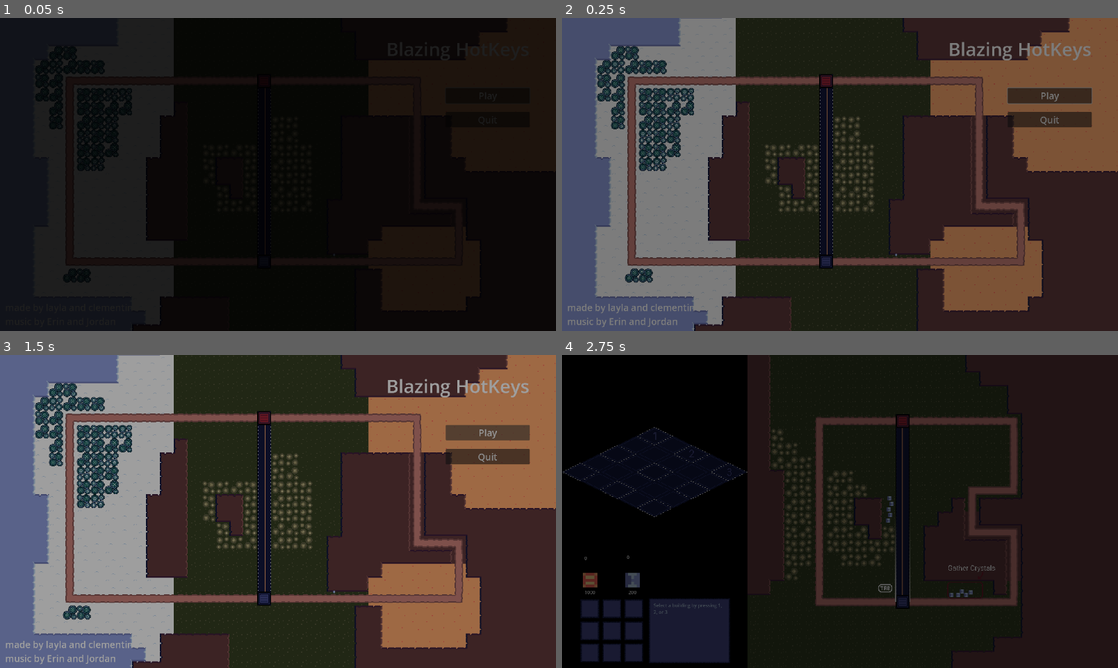
Above: before the commit, frames 1-4 (two rows, left to right).
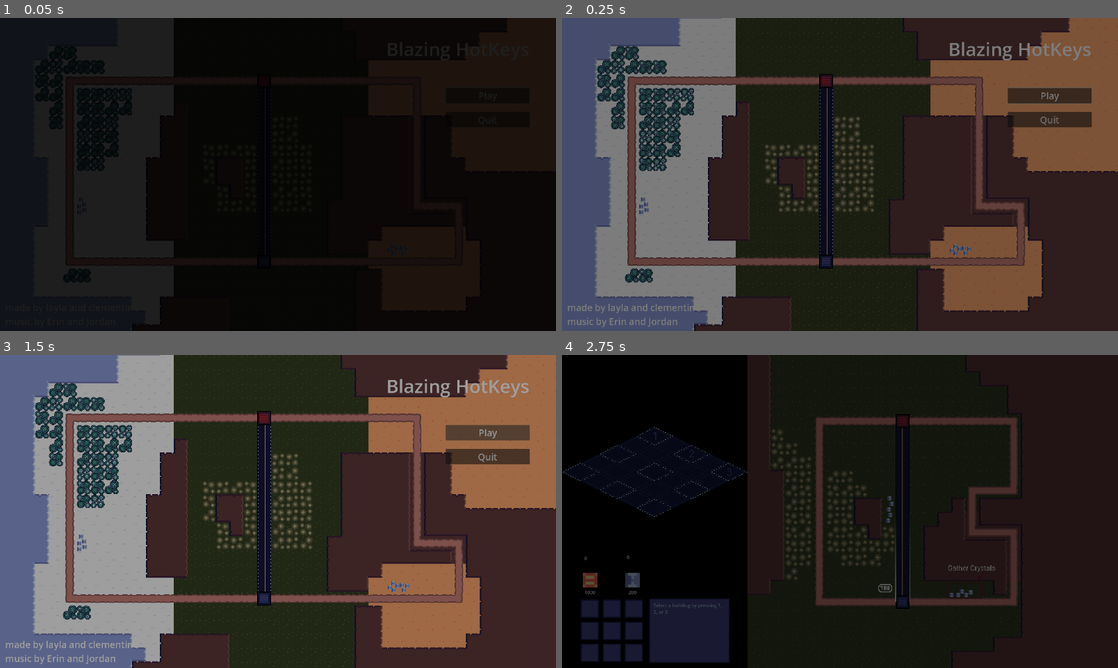
Above: after the commit, the same moments.

Repository: ClemiDouce/halloween-game-jam-2026
Game: Godot game, scene res://scenes/world.tscn
Two runs of this game, one before a commit and one after it. Both use one fixed random seed, a clock stepped at 60 frames per second and the inputs below. Sound files missing from this copy of the repository are replaced by a short silence.
Inputs:
- Up to frame 1 (0.05 s): no input
- Up to frame 2 (0.25 s): no input
- Up to frame 3 (1.5 s): click "Play" at 0.5 s; click "Play" at 1.25 s
- Up to frame 4 (2.75 s): tap Enter at 2 s; hold Up (ui_up) from 2.03 s (still down); tap D (destroy_building) at 2.1 s

The runs differ from the first frame. In frame 2, 0.1% of the frame differs, in the area x 13-74%, y 57-77%; in frame 3, 0.1%; in frame 4, nothing differs.

Commit message:
demo level stuff

Diff:
--- /dev/null
+++ b/data/waves/demo_waves.tres
@@ -0,0 +1,64 @@
+[gd_resource type="Resource" script_class="Wave" format=3 uid="uid://wuni4duica3h"]
+
+[ext_resource type="Script" uid="uid://bi1eu5ukriokg" path="res://scripts/data/wave.gd" id="1_cdnqs"]
+[ext_resource type="Script" uid="uid://fbut4bbknh6e" path="res://scripts/ai_action.gd" id="2_h8yai"]
+[ext_resource type="Resource" uid="uid://l0m3pssrbkug" path="res://data/units/gun_soldier.tres" id="3_o77bu"]
+[ext_resource type="Resource" uid="uid://dm0mjpsku7osy" path="res://data/units/light_tank.tres" id="4_gsy3p"]
+[ext_resource type="Resource" uid="uid://jxlk5ecgk1cq" path="res://data/units/missile_launcher.tres" id="5_1tqef"]
+[ext_resource type="Resource" uid="uid://kablufsx8dxc" path="res://data/units/gatherer.tres" id="6_gsy3p"]
+[ext_resource type="Resource" uid="uid://sbwwjkh3p6dy" path="res://data/units/airplane.tres" id="7_1tqef"]
+[ext_resource type="Resource" uid="uid://cf1vttkdudacb" path="res://data/units/helicopter.tres" id="8_utddb"]
+[ext_resource type="Resource" uid="uid://6cqe7pn2dasa" path="res://data/units/heavy_tank.tres" id="9_1tqef"]
+
+[sub_resource type="Resource" id="Resource_255p0"]
+script = ExtResource("2_h8yai")
+count = 10
+unit = ExtResource("3_o77bu")
+metadata/_custom_type_script = "uid://fbut4bbknh6e"
+
+[sub_resource type="Resource" id="Resource_c0kqi"]
+script = ExtResource("2_h8yai")
+count = 3
+unit = ExtResource("4_gsy3p")
+metadata/_custom_type_script = "uid://fbut4bbknh6e"
+
+[sub_resource type="Resource" id="Resource_p3nto"]
+script = ExtResource("2_h8yai")
+count = 4
+unit = ExtResource("5_1tqef")
+metadata/_custom_type_script = "uid://fbut4bbknh6e"
+
+[sub_resource type="Resource" id="Resource_utddb"]
+script = ExtResource("2_h8yai")
+count = 3
+unit = ExtResource("6_gsy3p")
+metadata/_custom_type_script = "uid://fbut4bbknh6e"
+
+[sub_resource type="Resource" id="Resource_d5xhu"]
+script = ExtResource("2_h8yai")
+unit = ExtResource("7_1tqef")
+metadata/_custom_type_script = "uid://fbut4bbknh6e"
+
+[sub_resource type="Resource" id="Resource_4tcvj"]
+script = ExtResource("2_h8yai")
+count = 2
+unit = ExtResource("8_utddb")
+metadata/_custom_type_script = "uid://fbut4bbknh6e"
+
+[sub_resource type="Resource" id="Resource_f3oev"]
+script = ExtResource("2_h8yai")
+unit = ExtResource("9_1tqef")
+metadata/_custom_type_script = "uid://fbut4bbknh6e"
+
+[resource]
+script = ExtResource("1_cdnqs")
+unit_spawn_chance = Dictionary[ExtResource("2_h8yai"), float]({
+SubResource("Resource_255p0"): 0.8,
+SubResource("Resource_c0kqi"): 0.2,
+SubResource("Resource_p3nto"): 0.2,
+SubResource("Resource_utddb"): 0.1,
+SubResource("Resource_d5xhu"): 0.01,
+SubResource("Resource_4tcvj"): 0.01,
+SubResource("Resource_f3oev"): 0.1
+})
+metadata/_custom_type_script = "uid://bi1eu5ukriokg"
--- a/scenes/demo_level.tscn
+++ b/scenes/demo_level.tscn
@@ -6,10 +6,9 @@
 [ext_resource type="Script" uid="uid://dlpfa2ms4acpk" path="res://scripts/data/base_data.gd" id="4_pe5t1"]
 [ext_resource type="Script" uid="uid://b53fi0c8w7xjc" path="res://scripts/path/unit_path.gd" id="5_0s3ox"]
 [ext_resource type="Script" uid="uid://cgyk0r65c3y0b" path="res://scripts/ai_controller.gd" id="6_oif02"]
-[ext_resource type="Resource" uid="uid://ddwexcejudwcx" path="res://data/waves/level_1.tres" id="7_y6sut"]
+[ext_resource type="Resource" uid="uid://wuni4duica3h" path="res://data/waves/demo_waves.tres" id="7_88xa8"]
 [ext_resource type="Script" uid="uid://d3nq8uvycb5nh" path="res://scripts/base_building/base_manager.gd" id="8_i2ok4"]
-[ext_resource type="Texture2D" uid="uid://y8ep32g2xixa" path="res://assets/art/tiles/overworld/crystal.png" id="9_t3uk0"]
-[ext_resource type="PackedScene" uid="uid://ck7a5eya7khbg" path="res://scenes/entity_hitbox.tscn" id="10_iqpg7"]
+[ext_resource type="PackedScene" uid="uid://dqboevq7un3ij" path="res://scenes/mineral_chunk.tscn" id="9_88xa8"]
 
 [sub_resource type="Resource" id="Resource_x7n8s"]
 script = ExtResource("4_pe5t1")
@@ -103,7 +102,7 @@
 [node name="AIController" type="Node" parent="." unique_id=2074779689 node_paths=PackedStringArray("controlling_base", "base_entity") groups=["controller", "hostile"]]
 script = ExtResource("6_oif02")
 controlling_base = NodePath("../AIBaseManager")
-wave = ExtResource("7_y6sut")
+wave = ExtResource("7_88xa8")
 base_entity = NodePath("../HostileBase")
 
 [node name="AIBaseManager" type="Node" parent="." unique_id=1355608685]
@@ -113,7 +112,7 @@
 [node name="AIController2" type="Node" parent="." unique_id=424812212 node_paths=PackedStringArray("controlling_base", "base_entity") groups=["controller", "hostile"]]
 script = ExtResource("6_oif02")
 controlling_base = NodePath("../AIBaseManager2")
-wave = ExtResource("7_y6sut")
+wave = ExtResource("7_88xa8")
 base_entity = NodePath("../PlayerBase")
 team = 0
 
@@ -121,13 +120,53 @@
 script = ExtResource("8_i2ok4")
 metadata/_custom_type_script = "uid://d3nq8uvycb5nh"
 
-[node name="Crystals" type="Node2D" parent="." unique_id=1097973060]
+[node name="Crystals2" type="Node2D" parent="." unique_id=905690073]
+position = Vector2(1248, 726)
 
-[node name="Sprite2D" type="Sprite2D" parent="Crystals" unique_id=1854512514]
-position = Vector2(1104, 736)
-texture = ExtResource("9_t3uk0")
+[node name="MineralChunk10" parent="Crystals2" unique_id=1502715303 instance=ExtResource("9_88xa8")]
+position = Vector2(2, -4)
+capacity = 5
 
-[node name="EntityHitbox" parent="Crystals/Sprite2D" unique_id=957708440 node_paths=PackedStringArray("sprite") instance=ExtResource("10_iqpg7")]
-position = Vector2(-96, -2)
-collision_layer = 64
-sprite = NodePath("..")
+[node name="MineralChunk16" parent="Crystals2" unique_id=390706142 instance=ExtResource("9_88xa8")]
+position = Vector2(-7, 6)
+capacity = 5
+
+[node name="MineralChunk17" parent="Crystals2" unique_id=301255239 instance=ExtResource("9_88xa8")]
+position = Vector2(-727, -118)
+capacity = 5
+
+[node name="MineralChunk18" parent="Crystals2" unique_id=454656192 instance=ExtResource("9_88xa8")]
+position = Vector2(-731, -102)
+capacity = 5
+
+[node name="MineralChunk19" parent="Crystals2" unique_id=1872629090 instance=ExtResource("9_88xa8")]
+position = Vector2(-720, -106)
+capacity = 5
+
+[node name="MineralChunk20" parent="Crystals2" unique_id=832254123 instance=ExtResource("9_88xa8")]
+position = Vector2(-719, -94)
+capacity = 5
+
+[node name="MineralChunk21" parent="Crystals2" unique_id=1407655464 instance=ExtResource("9_88xa8")]
+position = Vector2(-731, -88)
+capacity = 5
+
+[node name="MineralChunk11" parent="Crystals2" unique_id=1850691380 instance=ExtResource("9_88xa8")]
+position = Vector2(-8, -10)
+capacity = 5
+
+[node name="MineralChunk12" parent="Crystals2" unique_id=1487597832 instance=ExtResource("9_88xa8")]
+position = Vector2(12, -6)
+capacity = 5
+
+[node name="MineralChunk13" parent="Crystals2" unique_id=2128773997 instance=ExtResource("9_88xa8")]
+position = Vector2(24, -4)
+capacity = 5
+
+[node name="MineralChunk14" parent="Crystals2" unique_id=1861016183 instance=ExtResource("9_88xa8")]
+position = Vector2(-16, 0)
+capacity = 5
+
+[node name="MineralChunk15" parent="Crystals2" unique_id=1753436615 instance=ExtResource("9_88xa8")]
+position = Vector2(16, 6)
+capacity = 5
